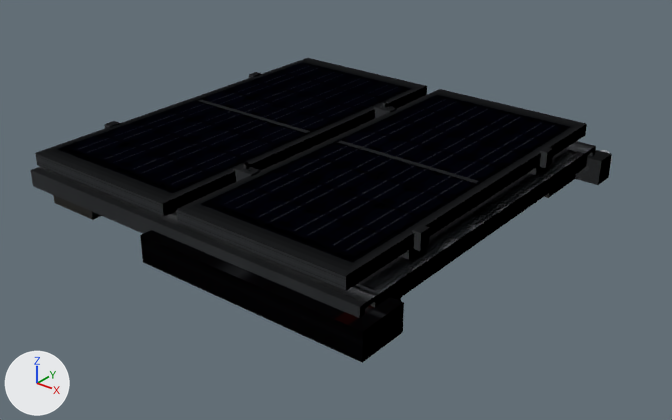
The OBJ model src/main/resources/assets/electricity/models/pv_flat/pv_flat.obj as it was, and as the next commit left it.
Camera for both pictures: a 50 mm camera at (1.288, -1.557, 0.927) aimed at (0.021, 0.027, -0.055). Lighting does not change. The marker at lower left points along +X, +Y and +Z. The first picture is the older version. Where no turn or scale is listed for an object, it has been applied to the vertices.

The scene before the commit, as lines of its bpy script (objects in view):
```python
ob_harness = bpy.data.objects.new('harness', me_harness)
ob_harness.location = (0.0, 0.0, 0.0)
ob_harness_001 = bpy.data.objects.new('harness.001', me_harness_001)
ob_harness_001.location = (0.0, 0.0, 0.0)
ob_harness_entry_south = bpy.data.objects.new('harness_entry_south', me_harness_entry_south)
ob_harness_entry_south.location = (0.0, 0.0, 0.0)
ob_harness_entry_south_001 = bpy.data.objects.new('harness_entry_south.001', me_harness_entry_south_001)
ob_harness_entry_south_001.location = (0.0, 0.0, 0.0)
ob_harness_input = bpy.data.objects.new('harness_input', me_harness_input)
ob_harness_input.location = (0.0, 0.0, 0.0)
ob_modules_001 = bpy.data.objects.new('modules.001', me_modules_001)
ob_modules_001.location = (0.0, 0.0, 0.0)
# also in view: 'modules.003' at (0.0, 0.0, 0.127); 'modules.002' at (0.0, 0.0, 0.12); 'frame' at (0.0, 0.0, 0.075)
```
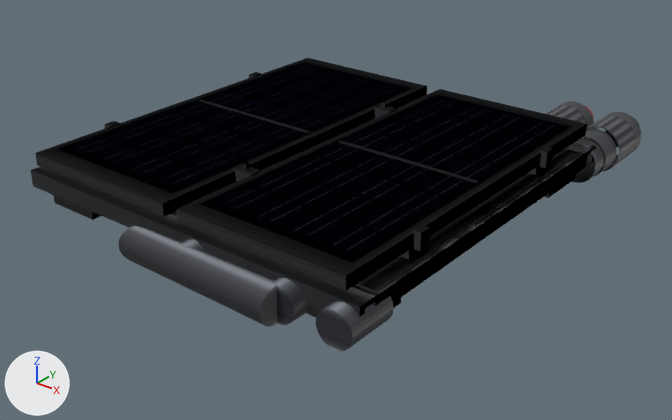
Where the change shows, as pixel boxes [x1, y1, x2, y2] in the pictures (672 x 420 px):
'harness_entry_south', reshaped, recoloured: before [140, 235, 334, 349]; after [119, 226, 278, 327]
'harness', reshaped, recoloured (lighter): before [334, 303, 404, 363]; after [274, 278, 393, 351]
'harness_input.001', added: after [572, 112, 641, 183]
'harness_entry_south.001', deleted: before [141, 230, 344, 319]
'harness_input', reshaped, recoloured: before [575, 150, 612, 185]; after [545, 101, 594, 128]
'harness.001', deleted: before [335, 297, 404, 332]
part 1 of me_harness, added: after [274, 278, 313, 325]
part 2 of me_harness, cut back: before [334, 303, 404, 363]; after [316, 296, 393, 351]
part 4 of me_harness_input, added: after [545, 101, 594, 128]
part 5 of me_harness_input, deleted: before [575, 150, 612, 185]

The change, as a diff of the scene's bpy script:
```diff
--- a/src/main/resources/assets/electricity/models/pv_flat/pv_flat.obj.py
+++ b/src/main/resources/assets/electricity/models/pv_flat/pv_flat.obj.py
@@ me_harness @@
-me_harness.from_pydata(...)  # 8 vertices, 5 faces; spans x 0.4375..0.5, y -0.5..-0.38, z 0.0..0.0625
-me_harness.materials.append(mat_dc_jacket)  # picture img_dc_jacket_png
+me_harness.from_pydata(...)  # 128 vertices, 68 faces; spans x 0.2656..0.4781, y -0.5..-0.38, z 0.0..0.0813
+# me_harness part 1: a new loose piece, a 32-sided cylinder along y spanning x 0.2656..0.3469, y -0.5..-0.38, z 0.0..0.0813, in mat_core (picture img_dc_core_png)
+# me_harness part 2: 6 vertices removed from x 0.4375..0.5, y -0.5..-0.38, z 0.0..0.0625; 62 vertices added at x 0.3969..0.4781, y -0.5..-0.38, z 0.0008..0.0813
+me_harness.materials.append(mat_core)  # picture img_dc_core_png
@@ me_harness_entry_south @@
-me_harness_entry_south.from_pydata(...)  # 8 vertices, 5 faces; spans x -0.062..0.438, y -0.5..-0.438, z 0.0..0.063
-me_harness_entry_south.materials.append(mat_dc_jacket)  # picture img_dc_jacket_png
+me_harness_entry_south.from_pydata(...)  # 192 vertices, 132 faces; spans x -0.106..0.438, y -0.544..-0.331, z 0.0..0.081
+# me_harness_entry_south part 3: 8 vertices removed from x -0.062..0.438, y -0.5..-0.438, z 0.0..0.063; 192 vertices added at x -0.106..0.438, y -0.544..-0.331, z 0.0..0.081
+me_harness_entry_south.materials.append(mat_core)  # picture img_dc_core_png
@@ me_harness_input @@
-me_harness_input.from_pydata(...)  # 72 vertices, 68 faces; spans x 0.4375..0.5, y 0.44..0.533, z 0.0..0.0625
-me_harness_input.materials.append(mat_steel)  # picture img_pv_steel_png
+me_harness_input.from_pydata(...)  # 256 vertices, 143 faces; spans x 0.2469..0.3656, y 0.44..0.74, z -0.0188..0.1
+# me_harness_input part 4: 256 vertices added at x 0.2469..0.3656, y 0.44..0.74, z -0.0188..0.1
+# me_harness_input part 5: 72 vertices removed from x 0.4375..0.5, y 0.44..0.533, z 0.0..0.0625
+me_harness_input.materials.append(mat_plug_plus)  # picture img_dc_connector_plus_png
@@ ob_harness_001 @@
-ob_harness_001 = bpy.data.objects.new('harness.001', me_harness_001)
@@ ob_harness_entry_south_001 @@
-ob_harness_entry_south_001 = bpy.data.objects.new('harness_entry_south.001', me_harness_entry_south_001)
@@ ob_harness_input_001 @@
+ob_harness_input_001 = bpy.data.objects.new('harness_input.001', me_harness_input_001)  # 256 vertices, 143 faces; spans x 0.378..0.497, y 0.44..0.74, z -0.019..0.1; in mat_plug_minus (picture img_dc_connector_minus_png)
+ob_harness_input_001.location = (0.0, 0.0, 0.0)
```
